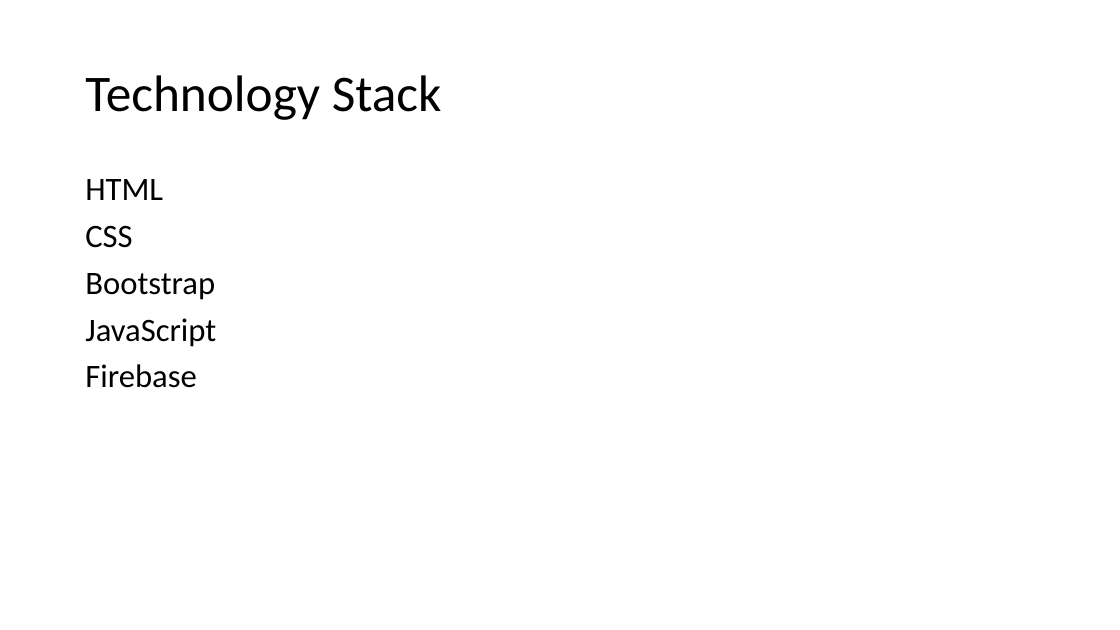
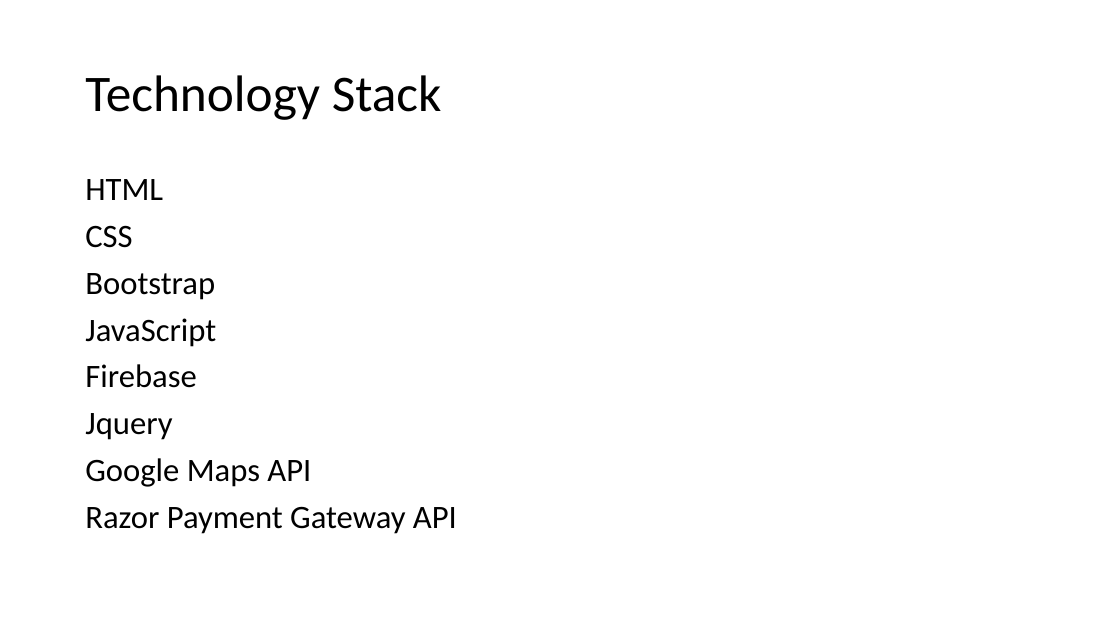
Before and after one commit to msatul1305/runio-foodsharing, a slide deck: slide 3 of New Microsoft PowerPoint Presentation.pptx. Drawn at 1120x630 pixels with LibreOffice and Linux fonts; fonts in the diff are those of the drawing. Boxes give left, top, right and bottom in pixels: in the first picture for what was removed or moved away, otherwise in the second. Text is boxed around its words. In the diff, an @@ line names an element or a change of style, - is before the commit and + after.

```diff
--- a/New Microsoft PowerPoint Presentation.pptx
+++ b/New Microsoft PowerPoint Presentation.pptx
@@ text at (85, 413, 457, 534): paragraphs added @@
+Jquery
+Google Maps API
+Razor Payment Gateway API
```
Also in this commit, not shown: 1 other file.
